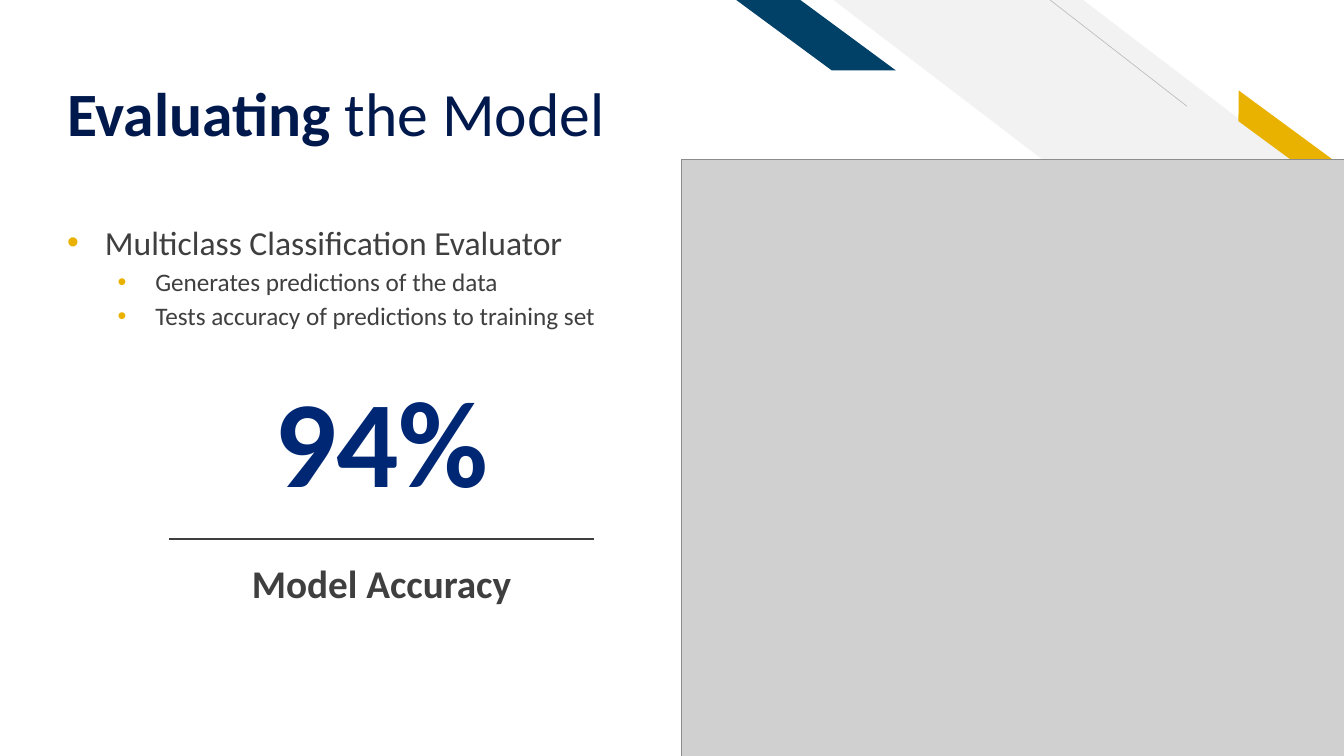
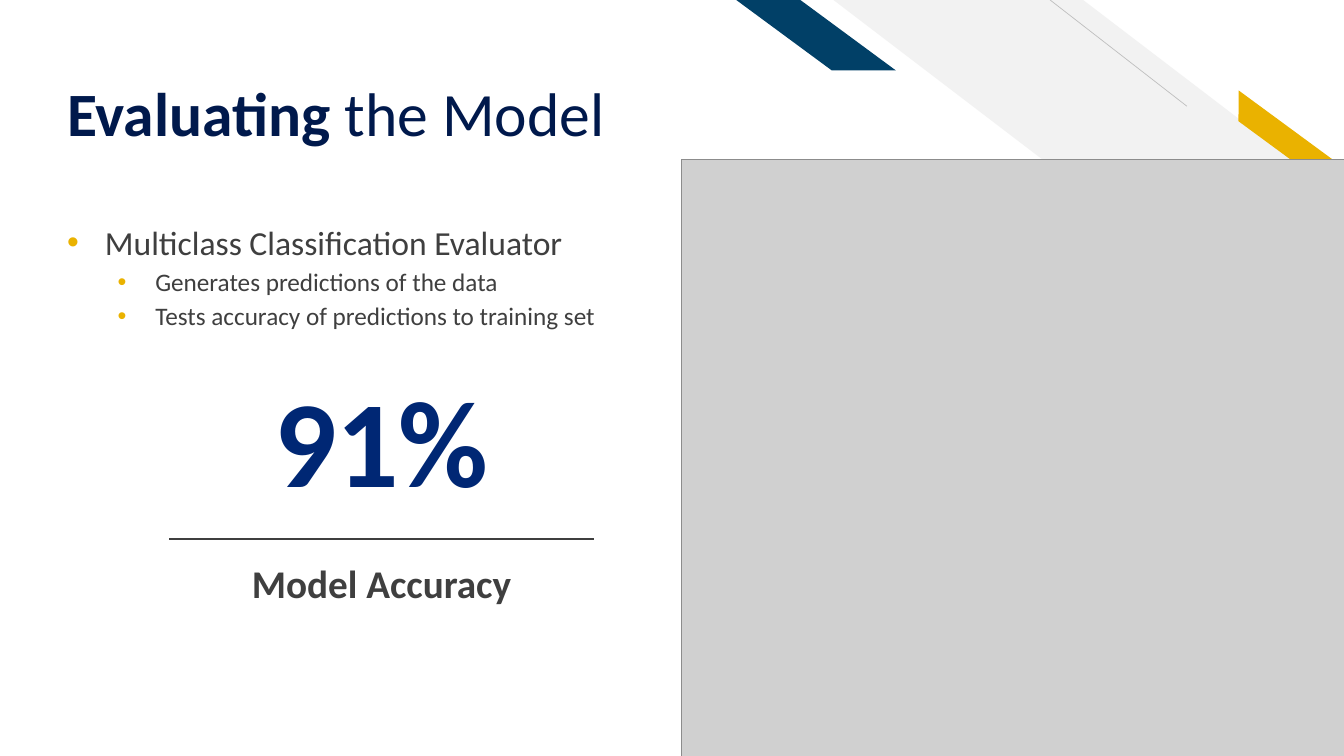
Before and after one commit to sethrpaniagua/Twitter-Sentament-Analysis, a slide deck: slide 12 of ML Group Project_Sentiment Analysis of Twitter Data (1).pptx. Drawn at 1344x756 pixels with LibreOffice and Linux fonts; fonts in the diff are those of the drawing; grey boxes stand for pictures. Boxes give left, top, right and bottom in pixels: in the first picture for what was removed or moved away, otherwise in the second. Text is boxed around its words. In the diff, an @@ line names an element or a change of style, - is before the commit and + after.

```diff
--- a/ML Group Project_Sentiment Analysis of Twitter Data (1).pptx
+++ b/ML Group Project_Sentiment Analysis of Twitter Data (1).pptx
@@ table at [170, 351, 594, 630] @@
-row 1, column 1: 94%
+row 1, column 1: 91%
```
Also in this commit, not shown: 9 other slides changed, 1 slide added.
